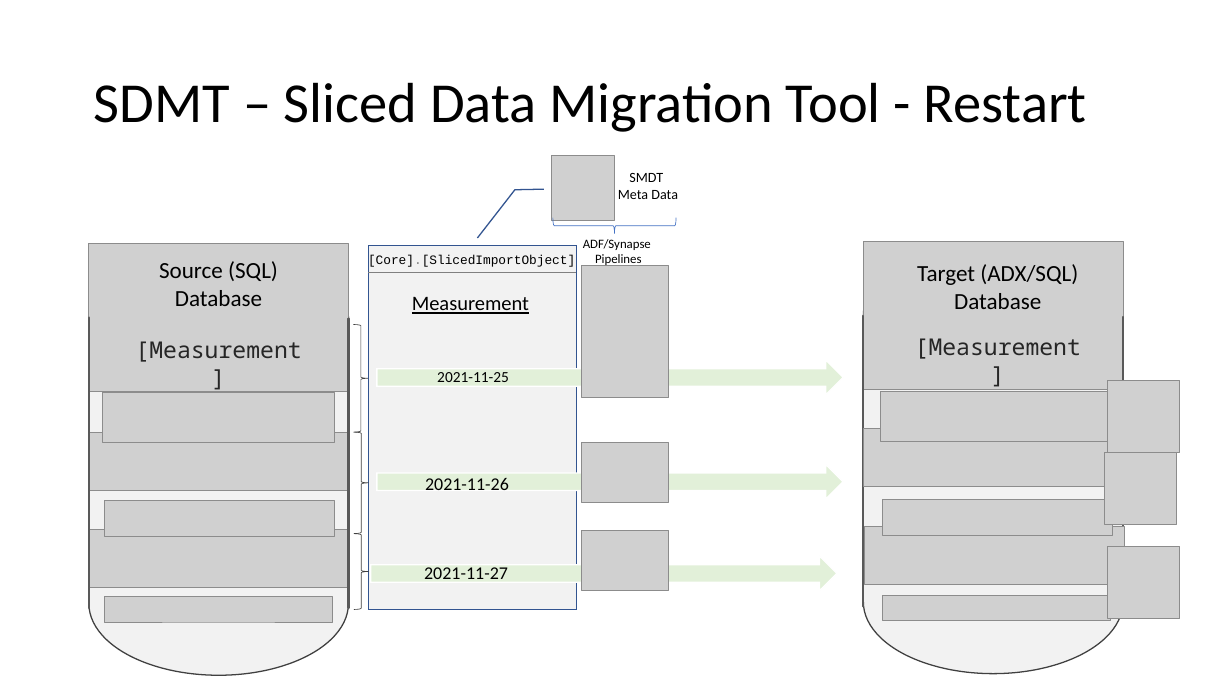
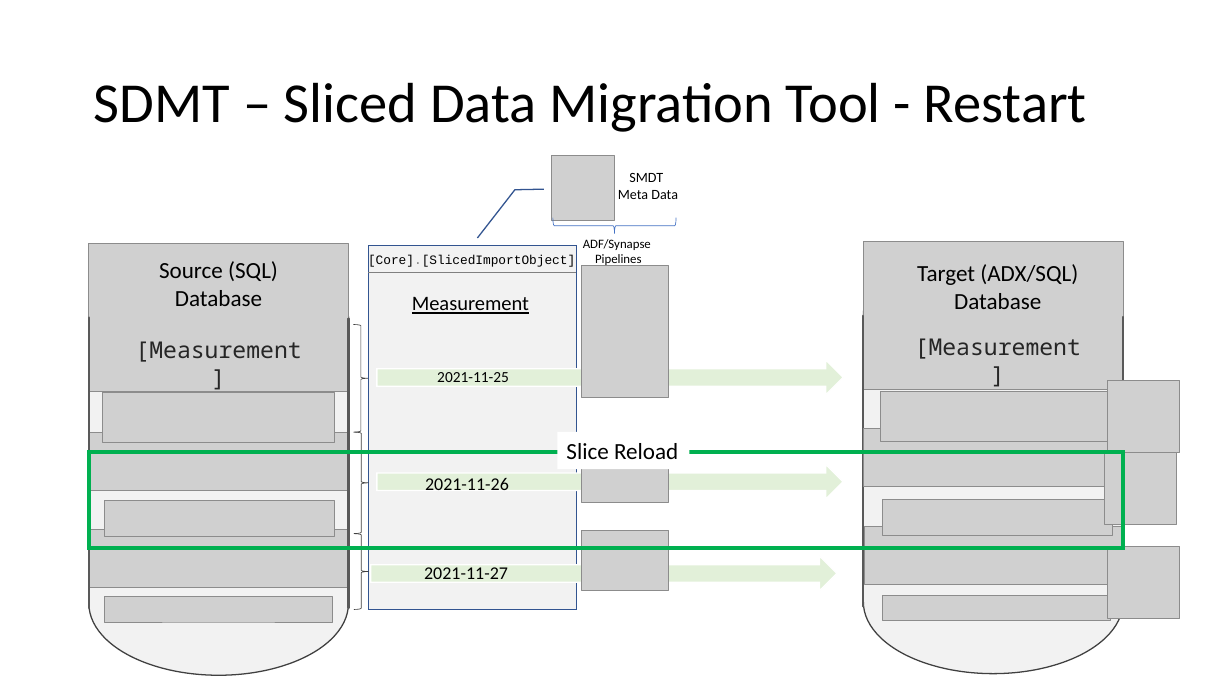
Before and after one commit to meinradweiss/SwissArmyKnife, a slide deck: slide 5 of docs/ADF_SynapsePipelines/PPT/SlicedDataMigrationToolbox.pptx. Drawn at 1232x693 pixels with LibreOffice and Linux fonts; fonts in the diff are those of the drawing; grey boxes stand for pictures. Boxes give left, top, right and bottom in pixels: in the first picture for what was removed or moved away, otherwise in the second. Text is boxed around its words. In the diff, an @@ line names an element or a change of style, - is before the commit and + after.

```diff
--- a/docs/ADF_SynapsePipelines/PPT/SlicedDataMigrationToolbox.pptx
+++ b/docs/ADF_SynapsePipelines/PPT/SlicedDataMigrationToolbox.pptx
@@ rectangle added at [557, 432, 689, 469], fill #FFFFFF, 18 pt, text #000000 @@
+Slice Reload
@@ rectangle added at [90, 452, 1123, 548], outline #00B050 3 pt @@
```
Also in this commit, not shown: 2 other slides changed, 1 slide added, 6 other files.
